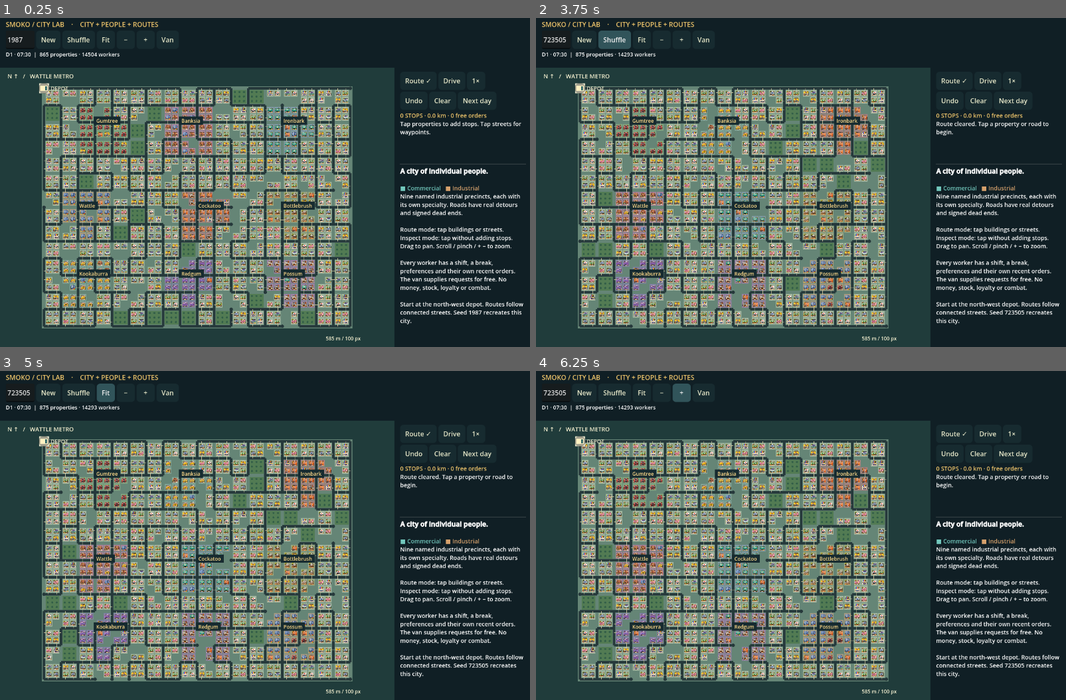
Above: before the commit, frames 1-4 (two rows, left to right).
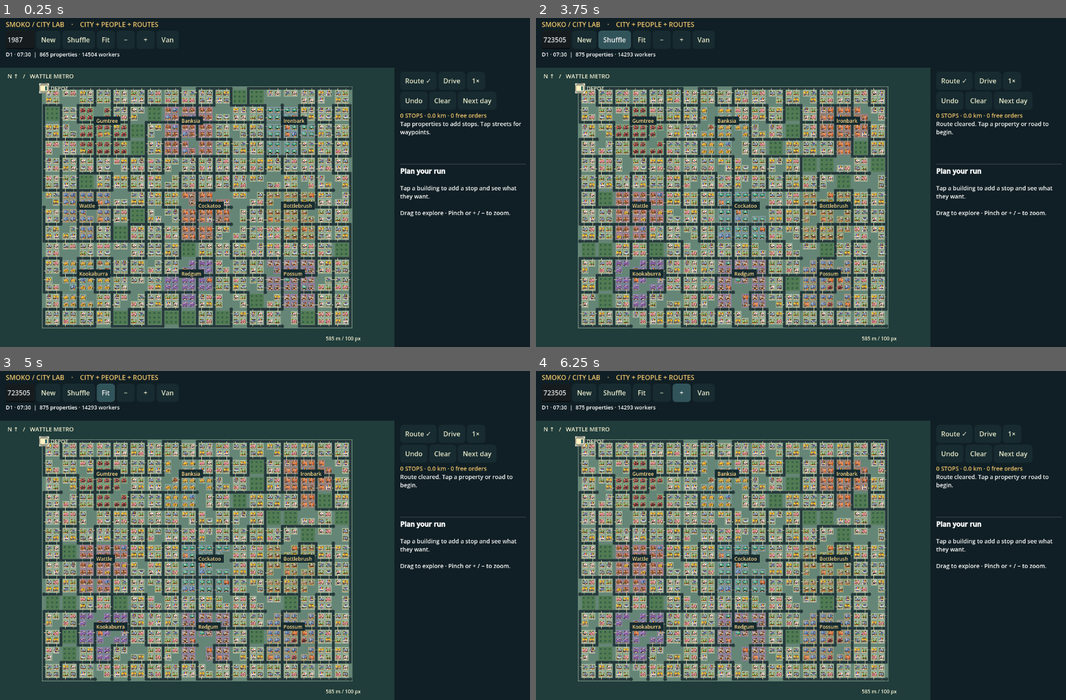
Above: after the commit, the same moments.

Repository: rknell/smoko-van
Game: Godot game, scene res://main.tscn
The game is run twice, just before and just after one commit, with the same random seed, the same clock (stepped at 60 frames per second) and the same inputs.
Inputs:
- Up to frame 1 (0.25 s): no input
- Up to frame 2 (3.75 s): click "New" at 0.5 s; click "New" at 1.25 s; click "Next day" at 2 s; click "Next day" at 2.75 s; click "Shuffle" at 3.5 s
- Up to frame 3 (5 s): click "Fit" at 4.25 s
- Up to frame 4 (6.25 s): click "−" at 5 s; click "+" at 5.75 s

The runs differ from the first frame. In frame 1, 2.4% of the frame differs, in the area x 8-99%, y 20-95%; in frame 2, 2.4%; in frame 3, 2.4%; in frame 4, 2.4%.

Commit message:
Round city roads and simplify stop demand panel

Diff:
--- a/prototypes/city-lab/scripts/main.gd
+++ b/prototypes/city-lab/scripts/main.gd
@@ -394,21 +394,23 @@
 		route_text += "%d. %s%s\n" % [i+1,city.properties[p].name if p>=0 else "Road waypoint"," ✓" if i<leg_index else ""]
 	if route_info.text != route_text: route_info.text = route_text
 	if selected<0:
-		var instructions = "[b]A city of individual people.[/b]\n\n[color=#72c8bd]■ Commercial[/color]   [color=#d6a16c]■ Industrial[/color]\nNine named industrial precincts, each with its own specialty. Roads have real detours and signed dead ends.\n\nRoute mode: tap buildings or streets.\nInspect mode: tap without adding stops.\nDrag to pan. Scroll / pinch / + − to zoom.\n\nEvery worker has a shift, a break, preferences and their own recent orders. The van supplies requests for free. No money, stock, loyalty or combat.\n\nStart at the north-west depot. Routes follow connected streets. Seed %d recreates this city." % city.city_seed
+		var instructions = "[b]Plan your run[/b]\n\nTap a building to add a stop and see what they want.\n\nDrag to explore · Pinch or + / − to zoom."
 		if info.text != instructions: info.text = instructions
 		return
-	var saved_scroll = info.get_v_scroll_bar().value
 	var p = city.properties[selected]
-	var district_name = city.precincts[p.precinct].name if p.precinct>=0 else "Commercial neighbourhood"
-	var people_text = "[color=#efc56b][b]%s[/b][/color]\n%s\n%s · %d staff · %d orders today\n\n[b]Wanted now[/b]\n%s\n\n[b]People · individual schedules[/b]\n" % [p.name,district_name,p.zone,p.staff.size(),p.orders,_orders(city.demand(selected))]
-	for id in p.staff:
-		var w = city.workers[id]
-		var requests = city.wants(w,city.clock)
-		people_text += "\n[b]%s #%d[/b]  ·  %s–%s\n%s / %s\nBreak %s · Lunch %s\n[color=#9db6b7]%s · %d orders today[/color]\n" % [w.name,w.id,_time(w.start),_time(w.end),w.drink,w.meal,_time(w.coffee_break),_time(w.lunch),", ".join(requests) if not requests.is_empty() else "Not hungry / off shift",w.orders]
-
-	if info.text != people_text:
-		info.text = people_text
-		info.get_v_scroll_bar().set_deferred("value",saved_scroll)
+	var drinks = 0
+	var food = 0
+	var demand = city.demand(selected)
+	for item in demand:
+		if item in City.DRINKS: drinks += demand[item]
+		else: food += demand[item]
+	var summary = "[color=#efc56b][b]%s[/b][/color]\n%d staff\n\n[b]Wanted now[/b]\n" % [p.name,p.staff.size()]
+	if drinks+food == 0:
+		summary += "No orders right now."
+	else:
+		summary += "%d drinks   ·   %d meals" % [drinks,food]
+	summary += "\n\n%d orders served today" % p.orders
+	if info.text != summary: info.text = summary
 
 func _draw() -> void:
 	if city.properties.is_empty(): return
@@ -417,14 +419,21 @@
 	# draw UI panels above the world so off-map geometry never covers controls.
 	var land = Rect2(screen(Vector2(-30,-30)),Vector2(city.width+60,city.height+60)*zoom)
 	draw_rect(land,Color("658576"))
+	# Round every street endpoint, including corners and T-junctions. Draw
+	# junction caps after the road markings so lines do not cross intersections.
+	var junctions = {}
 	for road in city.roads:
 		var a = screen(road[0])
 		var b = screen(road[1])
 		draw_line(a,b,Color("26393b"),maxf(1,36*zoom))
 		if zoom>0.18: draw_line(a,b,Color("667770"),maxf(1,zoom))
+		junctions[road[0]] = true
+		junctions[road[1]] = true
+	for junction in junctions:
+		draw_circle(screen(junction),18*zoom,Color("26393b"),true,-1,true)
 	for endpoint in city.dead_ends:
 		var at = screen(endpoint)
-		draw_circle(at,23*zoom,Color("26393b"))
+		draw_circle(at,23*zoom,Color("26393b"),true,-1,true)
 		if zoom>0.22:
 			draw_rect(Rect2(at+Vector2(13,-14)*zoom,Vector2(16,18)*zoom),Color("598db0"))
 			draw_line(at+Vector2(21,-11)*zoom,at+Vector2(21,0)*zoom,Color.WHITE,maxf(1,3*zoom))
Not shown, changed: prototypes/city-lab/export_presets.cfg
Binary file changed: prototypes/city-lab/screenshots/android-landscape.png
